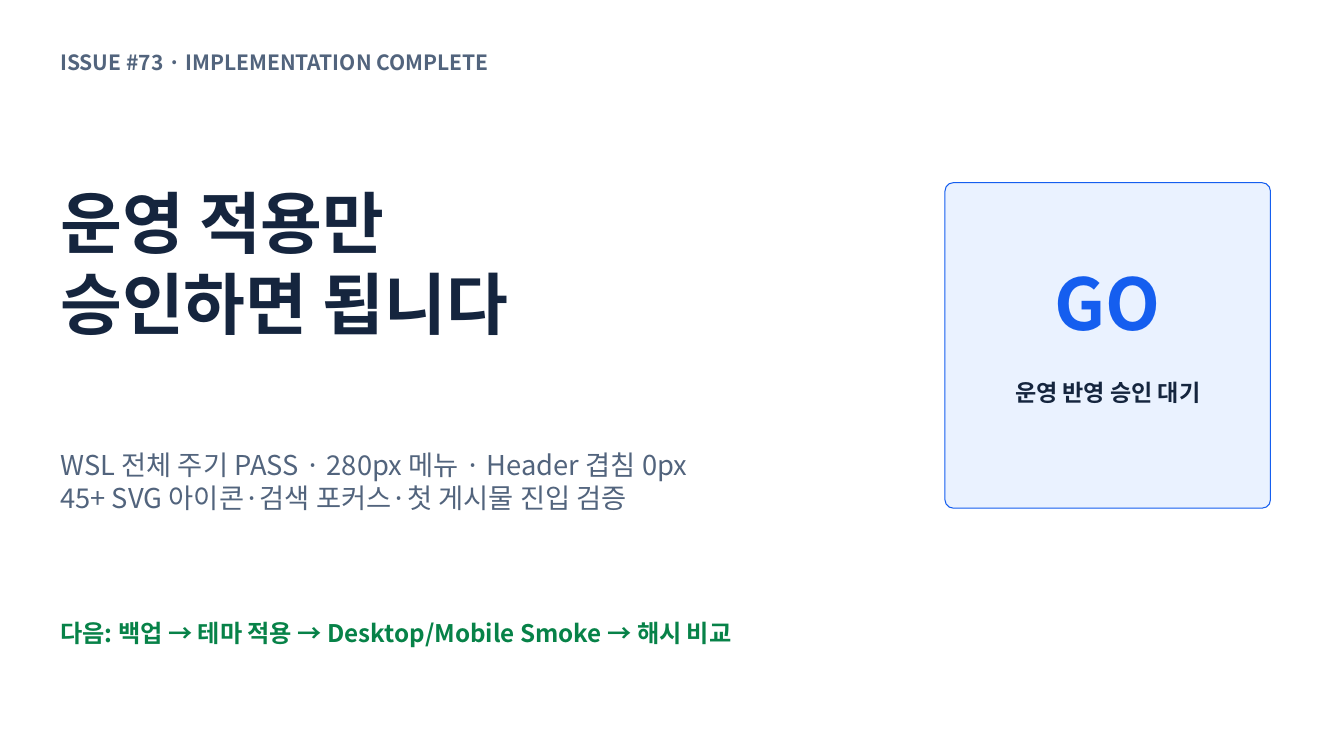
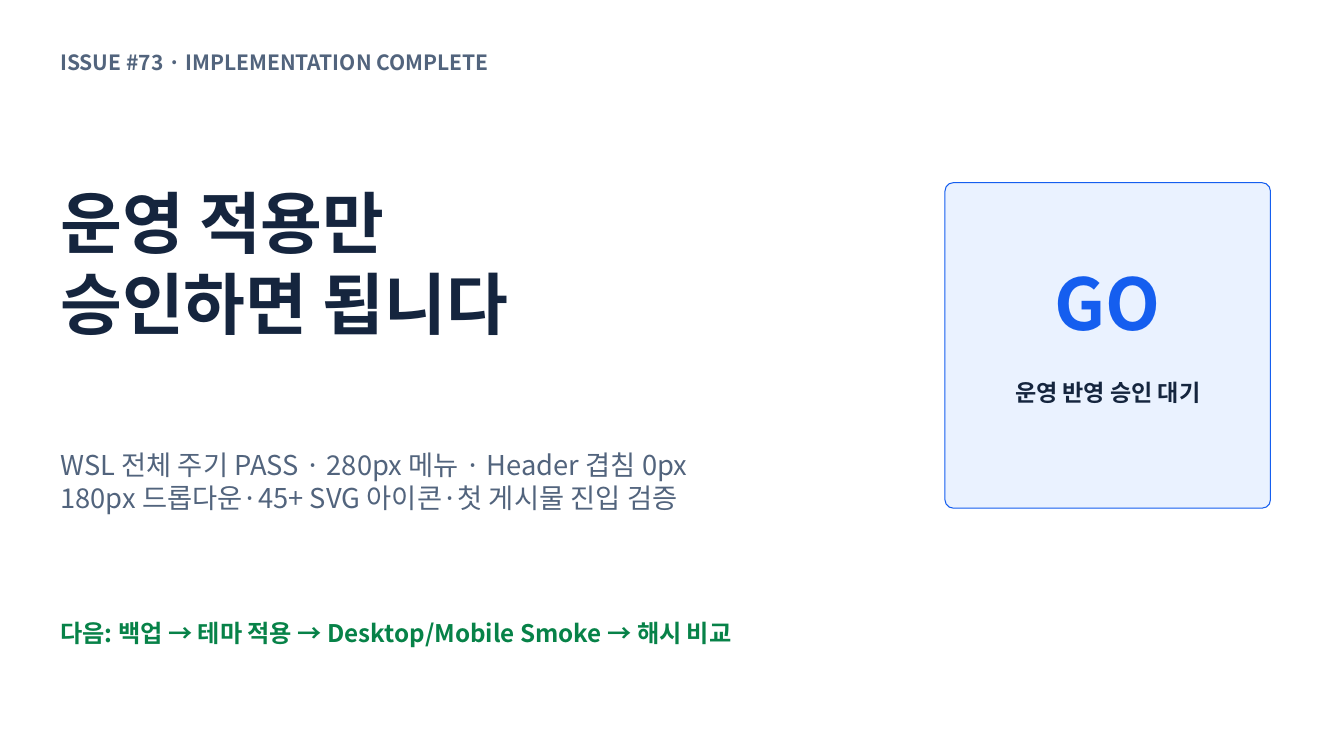
Before and after one commit to ablecloud-team/ablestack-techflow, a slide deck: slide 10 of output/presentation/techflow-community-ui-modernization.pptx. Drawn at 1344x756 pixels with LibreOffice and Linux fonts; fonts in the diff are those of the drawing. Boxes give left, top, right and bottom in pixels: in the first picture for what was removed or moved away, otherwise in the second. Text is boxed around its words. In the diff, an @@ line names an element or a change of style, - is before the commit and + after.

Commit message:
Community 헤더 드롭다운 아이콘 정렬 개선

```diff
--- a/output/presentation/techflow-community-ui-modernization.pptx
+++ b/output/presentation/techflow-community-ui-modernization.pptx
@@ text at bbox=[60, 480, 677, 515]: text changed @@
-45+ SVG 아이콘·검색 포커스·첫 게시물 진입 검증
+180px 드롭다운·45+ SVG 아이콘·첫 게시물 진입 검증
```
Also in this commit, not shown: 11 other files.
